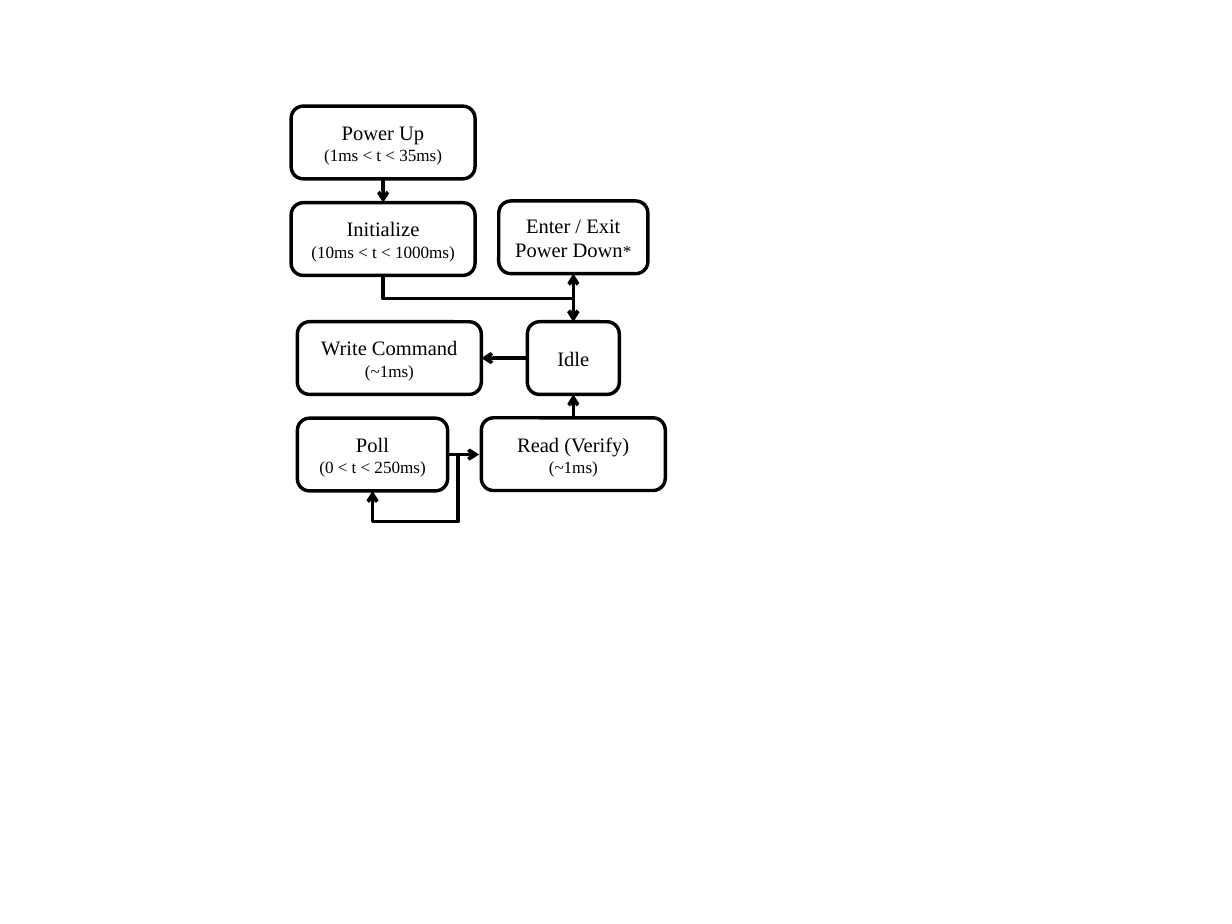
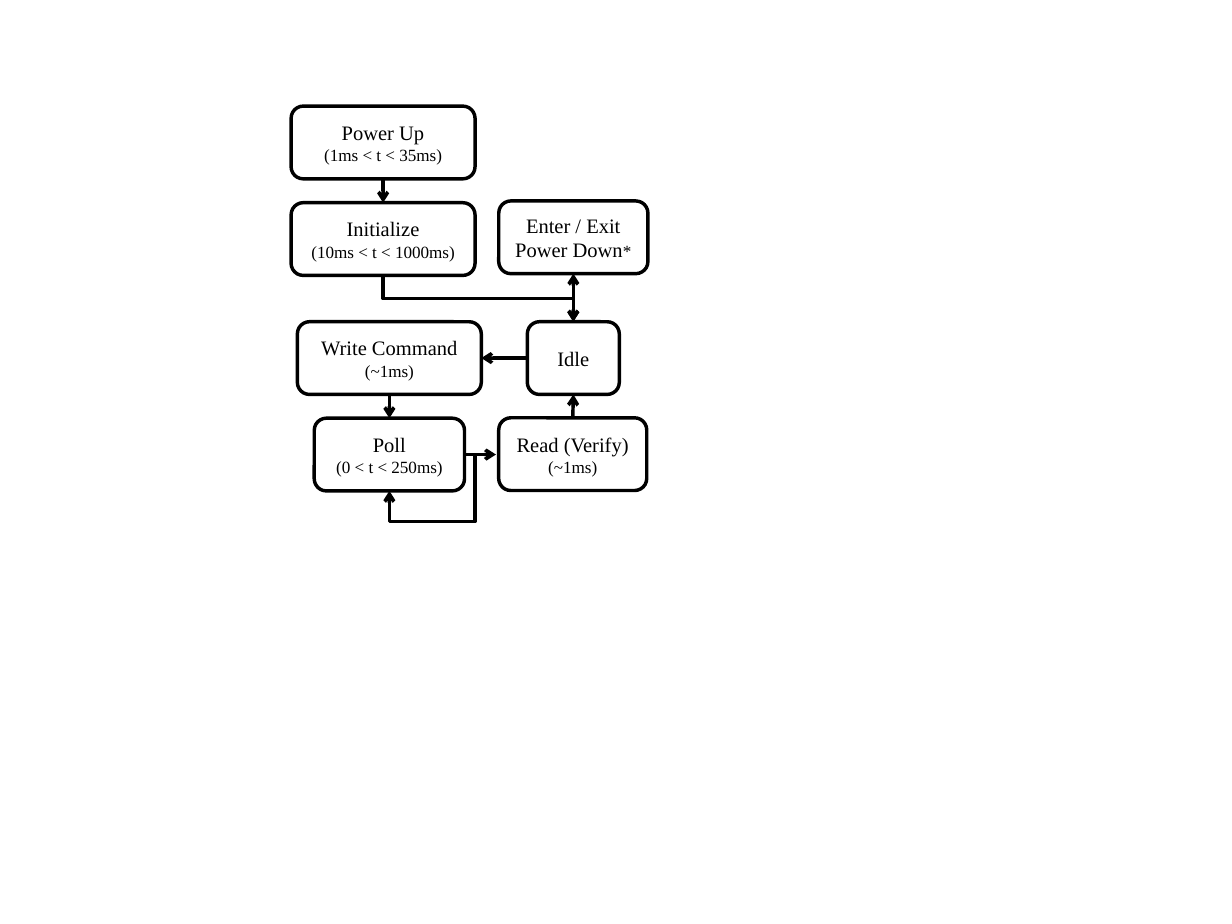
Before and after one commit to drmoorevt/PRIME, a slide deck: slide 3 of Documentation/Results/IODVS/Flowcharts.pptx. Drawn at 1232x924 pixels with LibreOffice and Linux fonts; fonts in the diff are those of the drawing. Boxes give left, top, right and bottom in pixels: in the first picture for what was removed or moved away, otherwise in the second. Text is boxed around its words. In the diff, an @@ line names an element or a change of style, - is before the commit and + after.

Commit message:
1) Updates to the RTAS paper -- now on RevF thanks to another MSWord crash... 2) Added an arrow to the Flowcharts.pptx 3) More work on EnergyAnalysis.xlsx

```diff
--- a/Documentation/Results/IODVS/Flowcharts.pptx
+++ b/Documentation/Results/IODVS/Flowcharts.pptx
@@ arrow added from (389, 394) to (389, 418), #000000 2 pt @@
@@ rounded rectangle "Read (Verify)" resized from (x1=482, y1=418, x2=665, y2=490) to (x1=499, y1=418, x2=647, y2=490) @@
@@ 1 rounded rectangle, 1 arrow, 1 elbow arrow moved together from (x1=297, y1=418, x2=479, y2=521) to (x1=314, y1=418, x2=496, y2=521) @@
```
Also in this commit, not shown: 3 other files.
